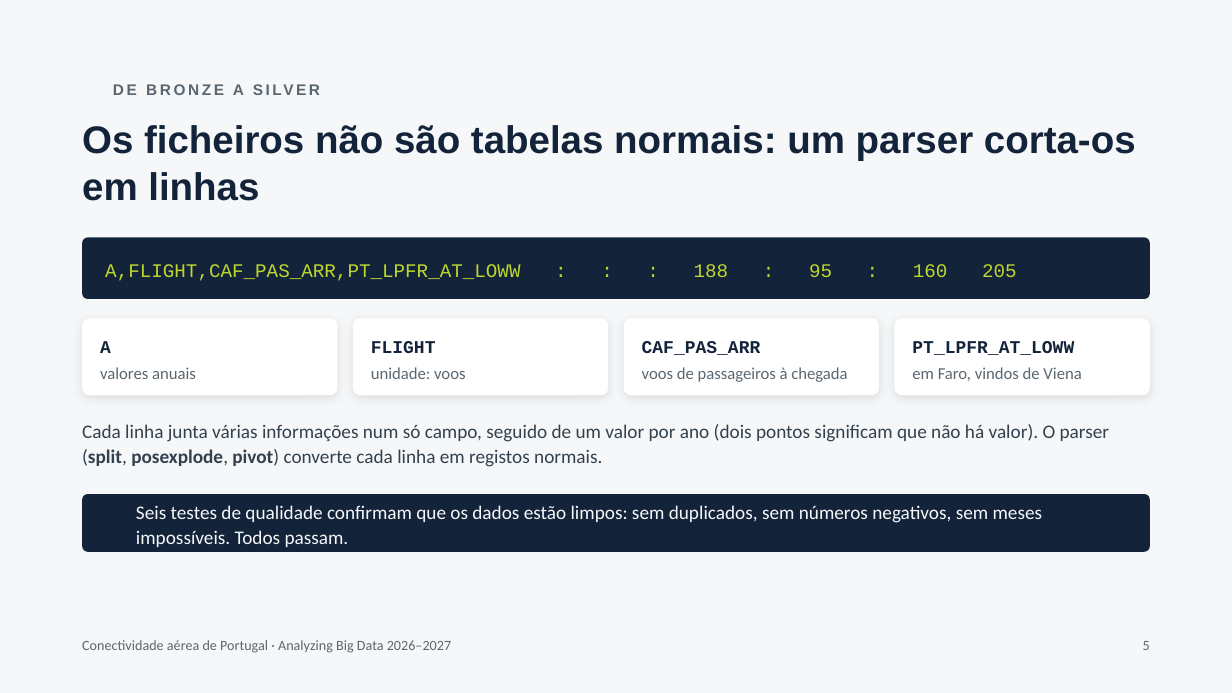
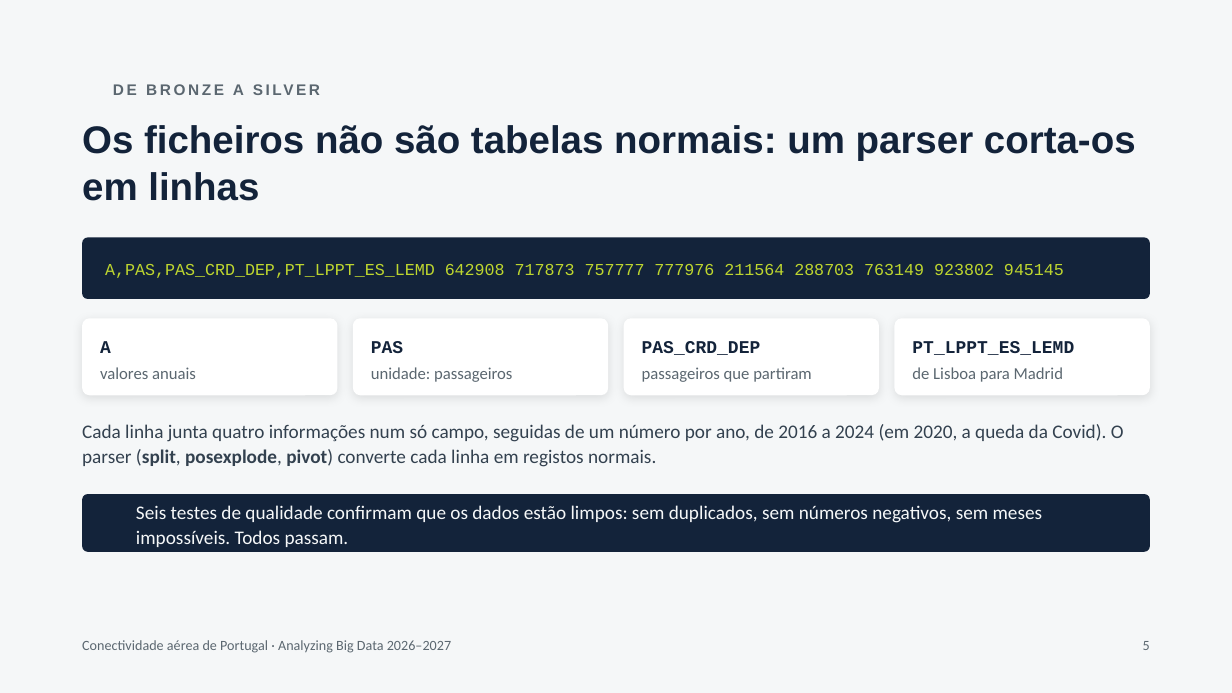
Before and after one commit to optmstic/analyzing-big-data, a slide deck: slide 5 of report/Apresentacao_Conectividade_Aerea_PT.pptx. Drawn at 1232x693 pixels with LibreOffice and Linux fonts; fonts in the diff are those of the drawing; background and template pictures are left out. Boxes give left, top, right and bottom in pixels: in the first picture for what was removed or moved away, otherwise in the second. Text is boxed around its words. In the diff, an @@ line names an element or a change of style, - is before the commit and + after.

Commit message:
Use Lisbon-Madrid as the example line on slide 5 of the Portuguese presentation

```diff
--- a/report/Apresentacao_Conectividade_Aerea_PT.pptx
+++ b/report/Apresentacao_Conectividade_Aerea_PT.pptx
@@ text at <box>105,264,1064,278</box>: text changed; size 15 to 13 pt @@
-A,FLIGHT,CAF_PAS_ARR,PT_LPFR_AT_LOWW : : : 188 : 95 : 160 205
+A,PAS,PAS_CRD_DEP,PT_LPPT_ES_LEMD 642908 717873 757777 777976 211564 288703 763149 923802 945145
@@ text at <box>371,341,403,353</box>: text changed @@
-FLIGHT
+PAS
@@ text at <box>642,341,761,355</box>: text changed @@
-CAF_PAS_ARR
+PAS_CRD_DEP
@@ text at <box>912,341,1074,355</box>: text changed @@
-PT_LPFR_AT_LOWW
+PT_LPPT_ES_LEMD
@@ text at <box>371,367,512,382</box>: text changed @@
-unidade: voos
+unidade: passageiros
@@ text at <box>642,367,812,382</box>: text changed @@
-voos de passageiros à chegada
+passageiros que partiram
@@ text at <box>912,367,1063,382</box>: text changed @@
-em Faro, vindos de Viena
+de Lisboa para Madrid
@@ text at <box>82,424,1124,467</box>: text changed @@
-Cada linha junta várias informações num só campo, seguido de um valor por ano (dois pontos significam que não há valor). O parser (split, posexplode, pivot) converte cada linha em registos normais.
+Cada linha junta quatro informações num só campo, seguidas de um número por ano, de 2016 a 2024 (em 2020, a queda da Covid). O parser (split, posexplode, pivot) converte cada linha em registos normais.
```
Also in this commit, not shown: 1 other file.
